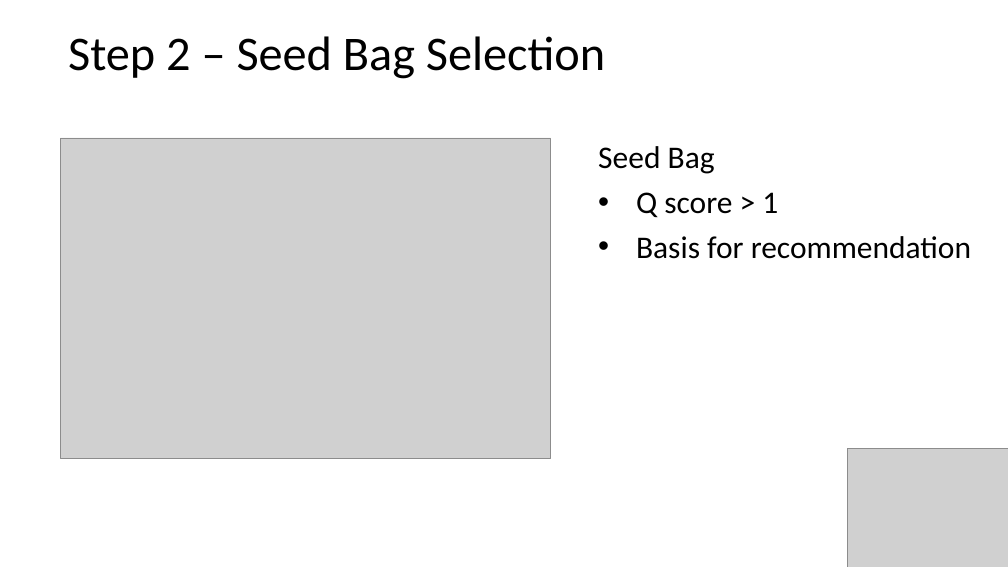
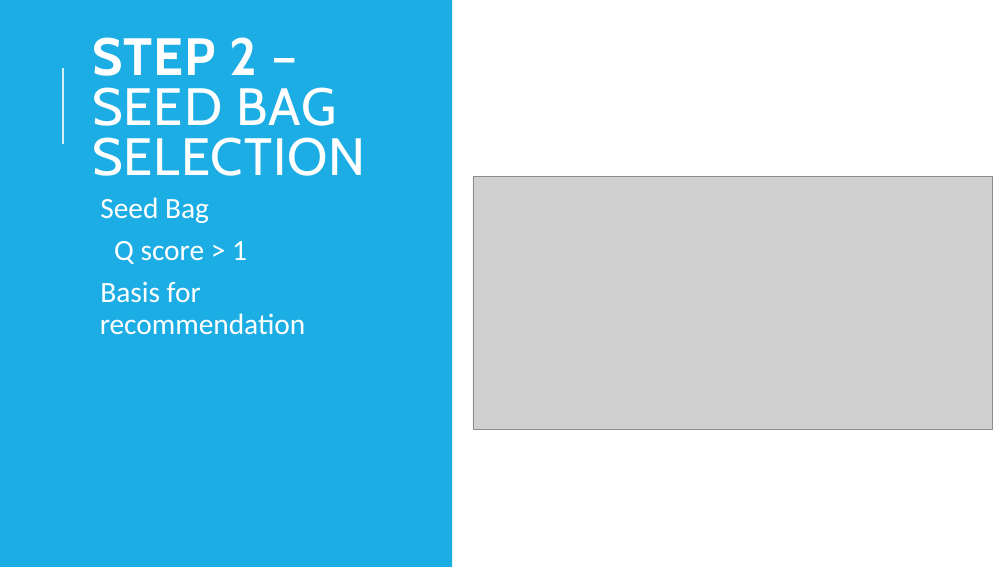
Before and after one commit to 96ian/py, a slide deck: slide 11 of gp/anime_recom.pptx. Drawn at 1008x567 pixels with LibreOffice and Linux fonts; fonts in the diff are those of the drawing; grey boxes stand for pictures. Boxes give left, top, right and bottom in pixels: in the first picture for what was removed or moved away, otherwise in the second. Text is boxed around its words. In the diff, an @@ line names an element or a change of style, - is before the commit and + after.

```diff
--- a/gp/anime_recom.pptx
+++ b/gp/anime_recom.pptx
@@ rectangle added at bbox=[0, 0, 452, 567], fill #1CADE4 @@
@@ title at bbox=[92, 37, 366, 176]: text changed; size 46 to 50 pt; font Calibri to Cabin; text colour #000000 to #FFFFFF @@
-Step 2 – Seed Bag Selection
+STEP 2 – SEED BAG SELECTION
@@ line added from (63, 144) to (63, 68), #D2EFFA 1.5 pt @@
@@ picture: place and size @@
-picture at bbox=[60, 138, 551, 459]
+picture at bbox=[473, 176, 993, 429]
@@ text "Seed Bag": place and size @@
-text "Seed Bag" at bbox=[598, 146, 971, 259]
+text "Seed Bag" at bbox=[100, 197, 306, 334]
@@ text "Seed Bag" at bbox=[100, 197, 306, 334]: size 30 to 28 pt, text colour #000000 to #FFFFFF; bullet none to  ; list level 1 to 2 in "Q score > 1"; bullet • to   @@
@@ picture removed at bbox=[848, 448, 1008, 567] @@
```
Also in this commit, not shown: 16 other slides changed, 7 slides added.
